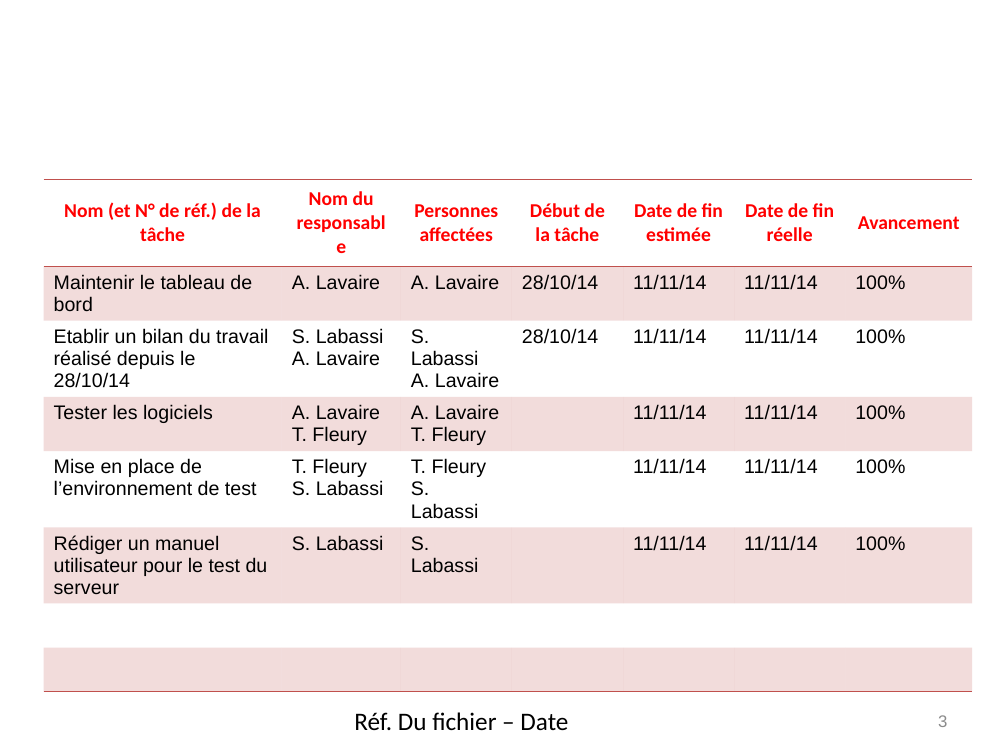
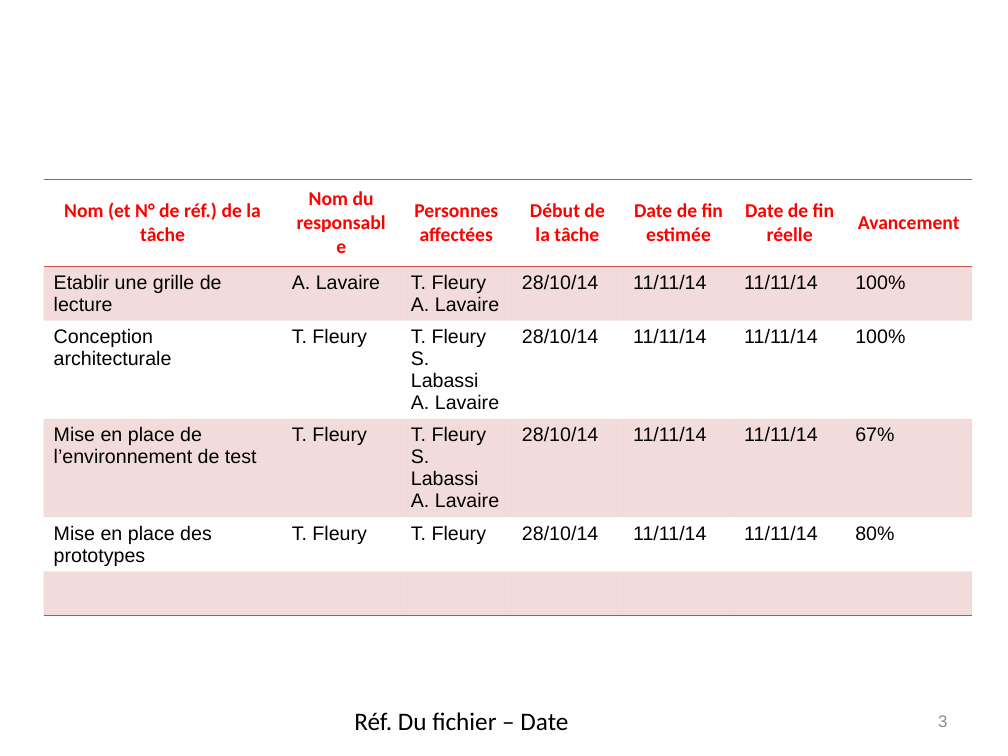
Before and after one commit to elecharny/pi-injector, a slide deck: slide 3 of Documents/TB 2014.11.11.pptx. Drawn at 1008x756 pixels with LibreOffice and Linux fonts; fonts in the diff are those of the drawing; background and template pictures are left out. Boxes give left, top, right and bottom in pixels: in the first picture for what was removed or moved away, otherwise in the second. Text is boxed around its words. In the diff, an @@ line names an element or a change of style, - is before the commit and + after.

Commit message:
Doc

```diff
--- a/Documents/TB 2014.11.11.pptx
+++ b/Documents/TB 2014.11.11.pptx
@@ table at (43,179,971,586) @@
-row 2: Maintenir le tableau de bord | A. Lavaire | A. Lavaire | 28/10/14 | 11/11/14 | 11/11/14 | 100%
-row 3: Etablir un bilan du travail réalisé depuis le 28/10/14 | S. Labassi / A. Lavaire | S. Labassi / A. Lavaire | 28/10/14 | 11/11/14 | 11/11/14 | 100%
-row 4: Tester les logiciels | A. Lavaire / T. Fleury | A. Lavaire / T. Fleury |  | 11/11/14 | 11/11/14 | 100%
-row 5: Mise en place de l’environnement de test | T. Fleury / S. Labassi | T. Fleury / S. Labassi |  | 11/11/14 | 11/11/14 | 100%
-row 6: Rédiger un manuel utilisateur pour le test du serveur | S. Labassi | S. Labassi |  | 11/11/14 | 11/11/14 | 100%
+row 2: Etablir une grille de lecture | A. Lavaire | T. Fleury / A. Lavaire | 28/10/14 | 11/11/14 | 11/11/14 | 100%
+row 3: Conception architecturale | T. Fleury | T. Fleury / S. Labassi / A. Lavaire | 28/10/14 | 11/11/14 | 11/11/14 | 100%
+row 4: Mise en place de l’environnement de test | T. Fleury | T. Fleury / S. Labassi / A. Lavaire | 28/10/14 | 11/11/14 | 11/11/14 | 67%
+row 5: Mise en place des prototypes | T. Fleury | T. Fleury | 28/10/14 | 11/11/14 | 11/11/14 | 80%
-row 8:  |  |  |  |  |  | 
```
Also in this commit, not shown: 1 other slide changed.
